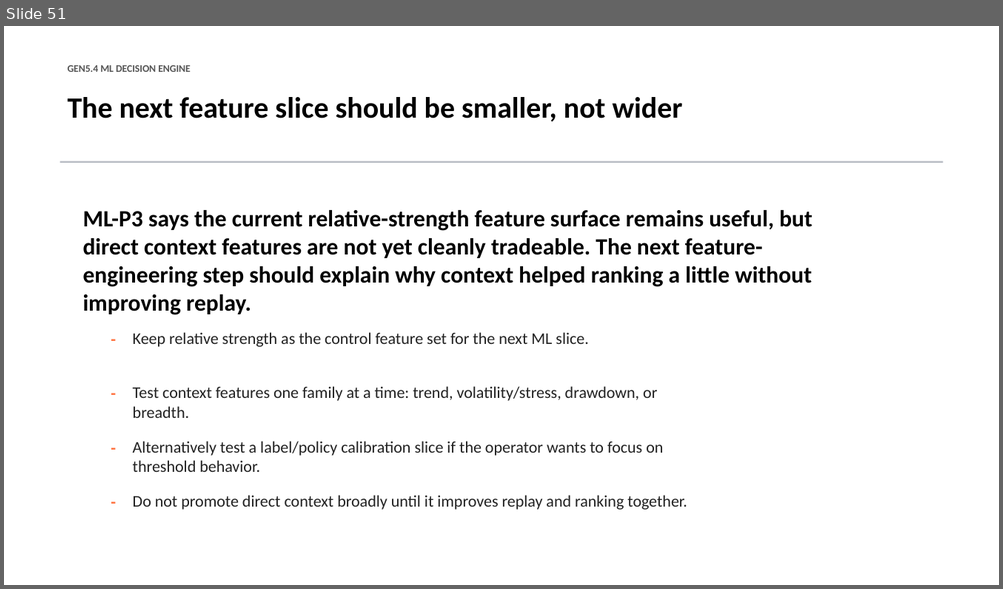
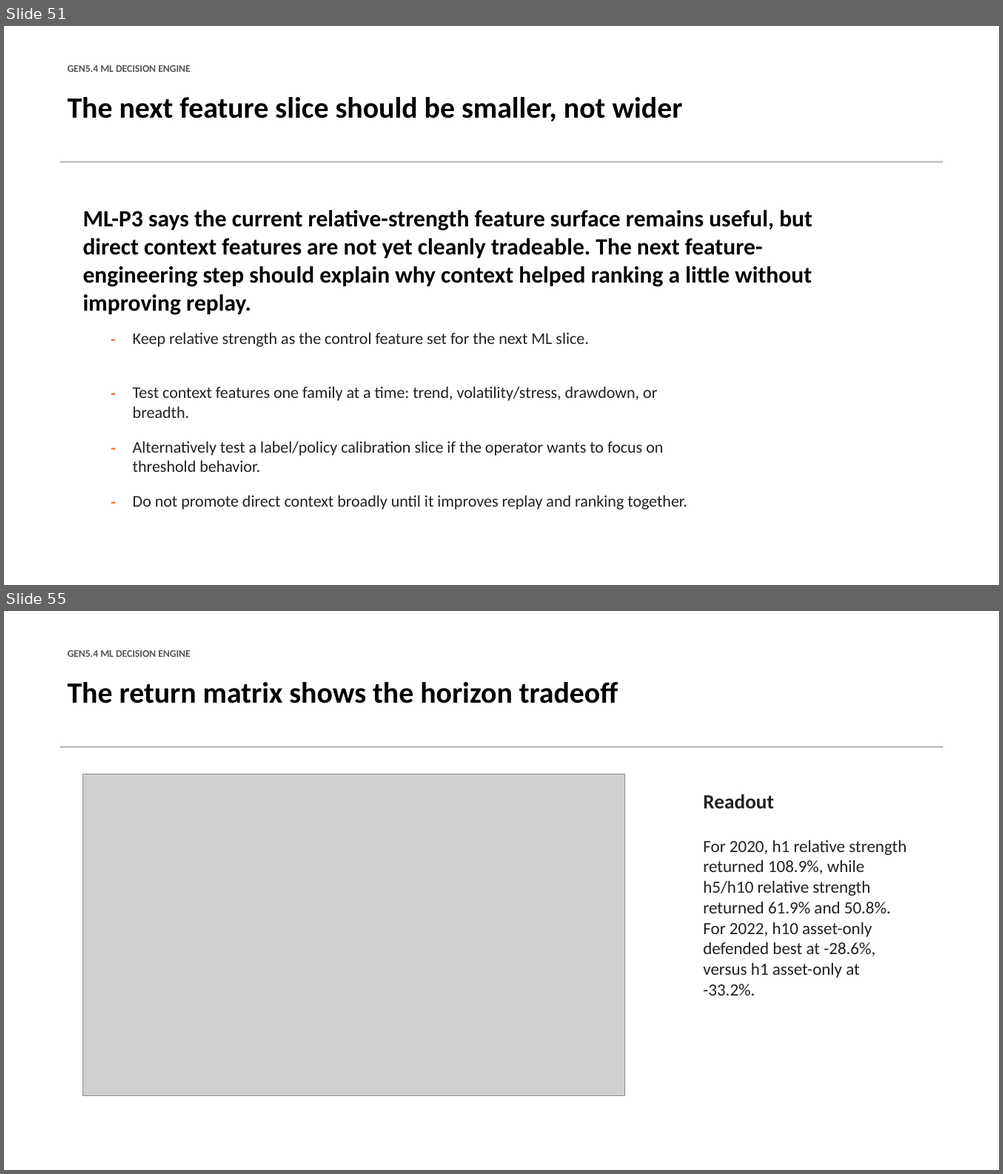
Before and after one commit to Francisc0Franc0/Time-Series-Modeling-Gen5, a slide deck: presentations/gen5_4_ml_decision_engine_incremental_build.pptx. Shown one above the other, each under a label of ours: slide 51 before the commit, slides 51 and 55 after it; the slides between them are not shown. The pictures are 1003x589 and 1003x1174 pixels, drawn with LibreOffice and Linux fonts; fonts in the diff are those of the drawing; grey boxes stand for pictures. Boxes give left, top, right and bottom in pixels: in the first picture for what was removed or moved away, otherwise in the second. Text is boxed around its words. In the diff, an @@ line names an element or a change of style, - is before the commit and + after.

Commit message:
Add Gen5.4 label-horizon diagnostic

```diff
--- a/presentations/gen5_4_ml_decision_engine_incremental_build.pptx
+++ b/presentations/gen5_4_ml_decision_engine_incremental_build.pptx
@@ slide 55 added at box(4, 611, 999, 1170), background #FFFFFF @@
@@ text added at box(68, 650, 190, 657), 9.8 pt, text #555555, bold @@
+GEN5.4 ML DECISION ENGINE
@@ text added at box(68, 682, 617, 703), 28.5 pt, text #000000, bold @@
+The return matrix shows the horizon tradeoff
@@ rectangle added at box(60, 746, 942, 748), fill #B8BCC4 @@
@@ picture added at box(83, 775, 625, 1096) @@
@@ text added at box(703, 795, 774, 809), 19.5 pt, text #222222, bold @@
+Readout
@@ text added at box(703, 840, 906, 996), 16.5 pt, text #222222 @@
+For 2020, h1 relative strength returned 108.9%, while h5/h10 relative strength returned 61.9% and 50.8%. For 2022, h10 asset-only defended best at -28.6%, versus h1 asset-only at -33.2%.
```
Also in this commit, not shown: 6 other slides added, 5 other files.
